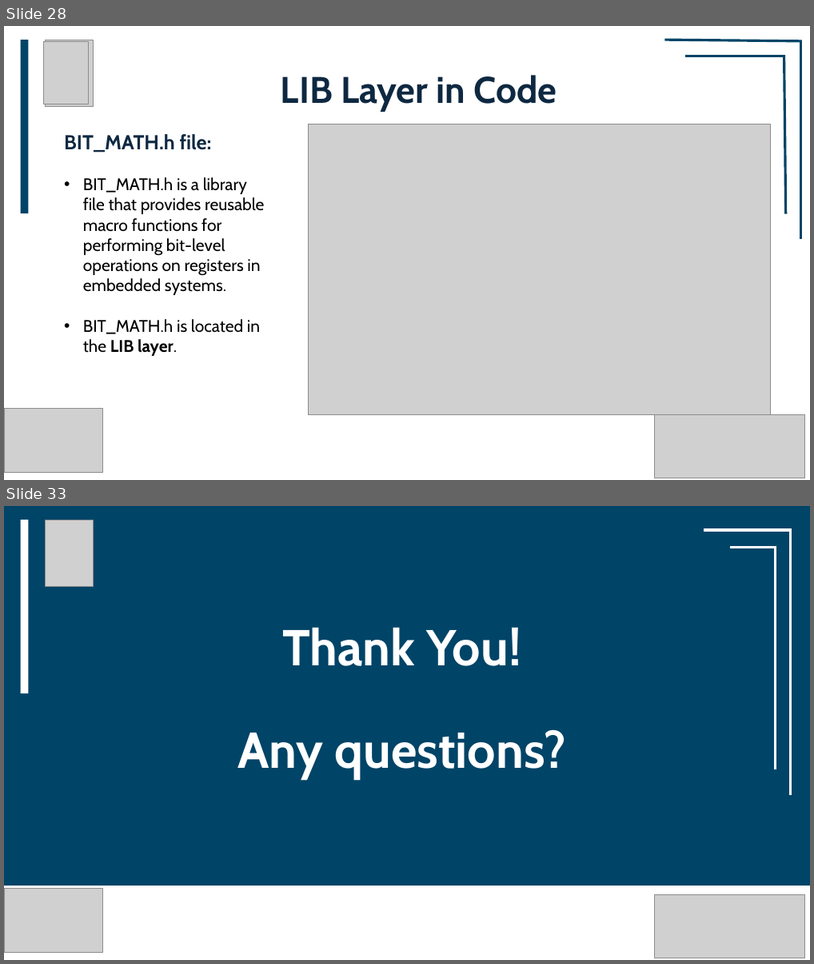
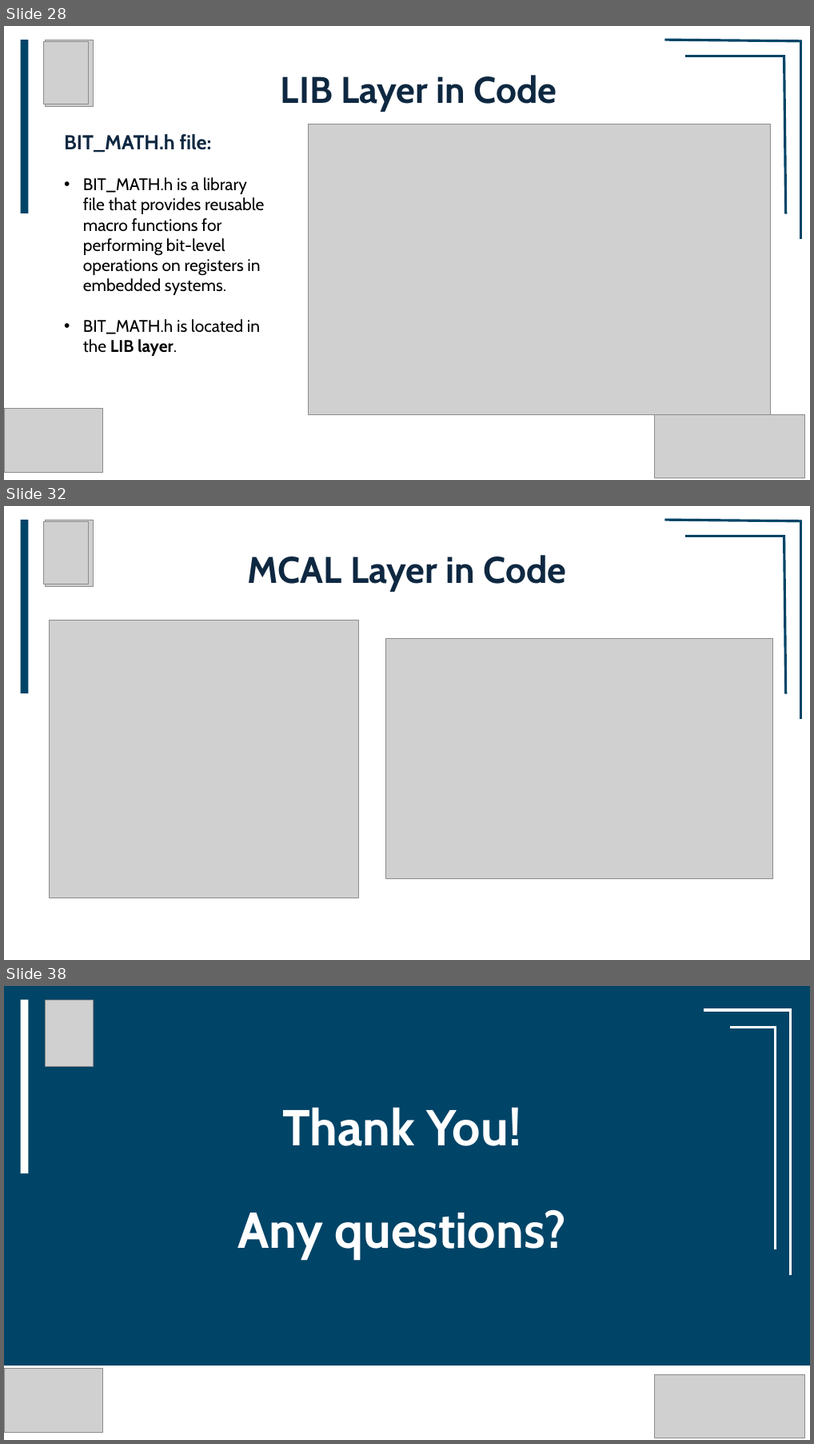
Before and after one commit to youefkh05/IEEE_CUSB26_Embedded, a slide deck: Sessions/4/Session4/Session4.pptx. Shown one above the other, each under a label of ours: slides 28 and 33 before the commit, slides 28, 32 and 38 after it; the slides between them are not shown. The pictures are 814x964 and 814x1444 pixels, drawn with LibreOffice and Linux fonts; fonts in the diff are those of the drawing; grey boxes stand for pictures. Boxes give left, top, right and bottom in pixels: in the first picture for what was removed or moved away, otherwise in the second. Text is boxed around its words. In the diff, an @@ line names an element or a change of style, - is before the commit and + after.

```diff
--- a/Sessions/4/Session4/Session4.pptx
+++ b/Sessions/4/Session4/Session4.pptx
@@ slide 32 added at (x1=4, y1=506, x2=810, y2=960), background #FFFFFF @@
@@ rectangle added at (x1=20, y1=520, x2=28, y2=693), fill #004467 @@
@@ picture added at (x1=43, y1=521, x2=89, y2=584) @@
@@ picture added at (x1=45, y1=520, x2=94, y2=587) @@
@@ group added at (x1=666, y1=520, x2=802, y2=719): 4 lines @@
@@ title added at (x1=247, y1=555, x2=566, y2=592), 44 pt, text #0E2841, bold @@
+MCAL Layer in Code
@@ picture added at (x1=50, y1=620, x2=358, y2=897) @@
@@ picture added at (x1=386, y1=639, x2=774, y2=879) @@
@@ what was slide 33 is now slide 38 @@
```
Also in this commit, not shown: 4 slides changed, 4 other slides added, 55 other files.
